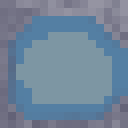
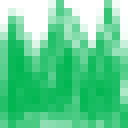
The second 128x128 image is a revision of the first. Changes to its layers:
showed "grass" over 0, 0, 128, 128
showed "wood" over 0, 0, 128, 128
